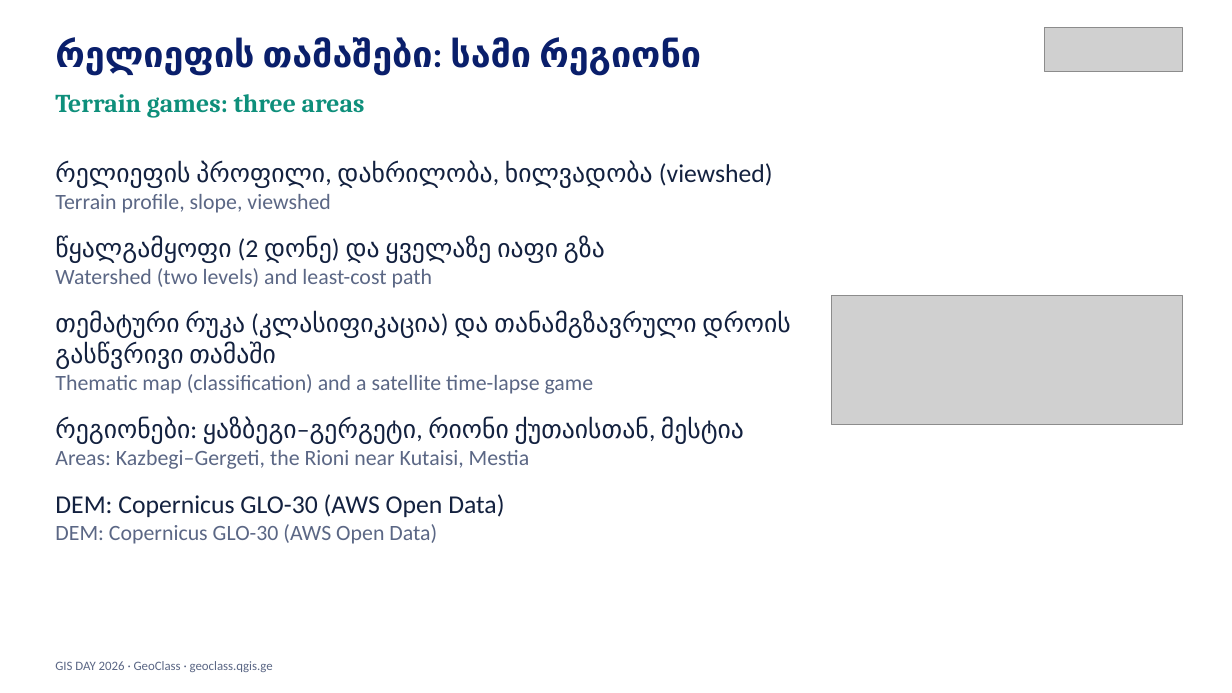
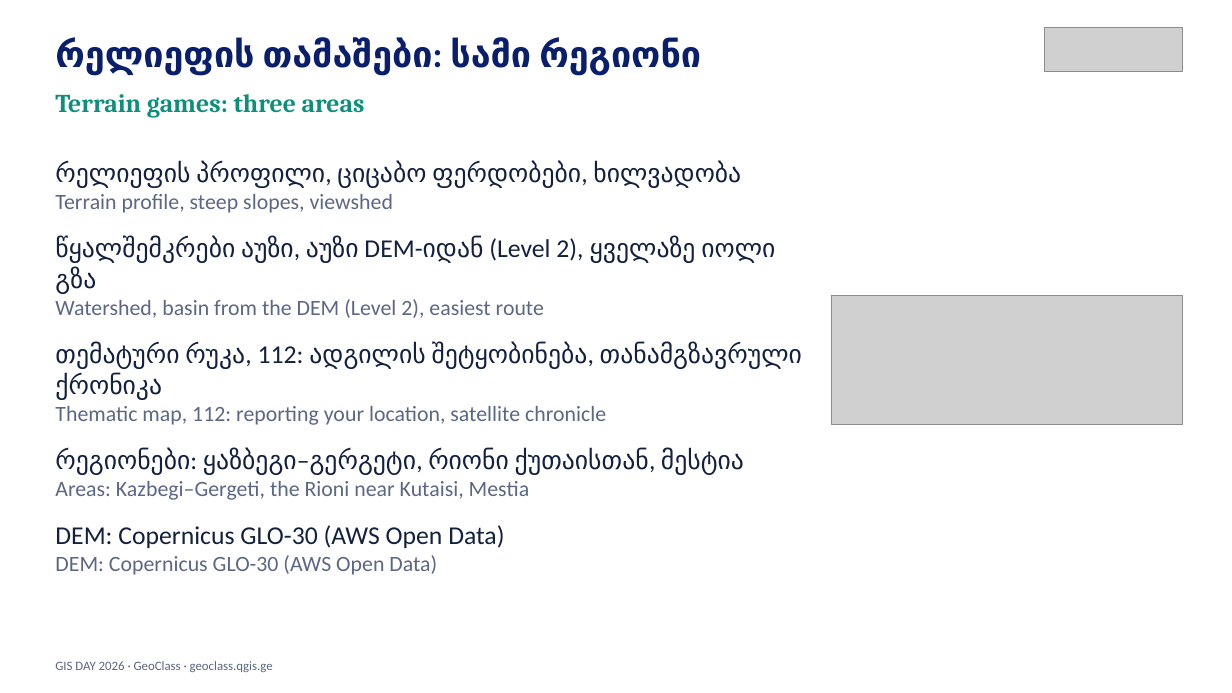
Before and after one commit to GIS-Edu-Georgia/gis-day, a slide deck: slide 11 of downloads/GIS_DAY_GEOCLASS.pptx (slide 8 before the commit). Drawn at 1232x693 pixels with LibreOffice and Linux fonts; fonts in the diff are those of the drawing; grey boxes stand for pictures. Boxes give left, top, right and bottom in pixels: in the first picture for what was removed or moved away, otherwise in the second. Text is boxed around its words. In the diff, an @@ line names an element or a change of style, - is before the commit and + after.

```diff
--- a/downloads/GIS_DAY_GEOCLASS.pptx
+++ b/downloads/GIS_DAY_GEOCLASS.pptx
@@ text at [55, 162, 802, 425]: text changed @@
-რელიეფის პროფილი, დახრილობა, ხილვადობა (viewshed)
-Terrain profile, slope, viewshed
-წყალგამყოფი (2 დონე) და ყველაზე იაფი გზა
-Watershed (two levels) and least-cost path
-თემატური რუკა (კლასიფიკაცია) და თანამგზავრული დროის გასწვრივი თამაში
-Thematic map (classification) and a satellite time-lapse game
+რელიეფის პროფილი, ციცაბო ფერდობები, ხილვადობა
+Terrain profile, steep slopes, viewshed
+წყალშემკრები აუზი, აუზი DEM-იდან (Level 2), ყველაზე იოლი გზა
+Watershed, basin from the DEM (Level 2), easiest route
+თემატური რუკა, 112: ადგილის შეტყობინება, თანამგზავრული ქრონიკა
+Thematic map, 112: reporting your location, satellite chronicle
```
Also in this commit, not shown: 3 other slides changed, 4 slides added, 1 slide removed, 12 other files.
